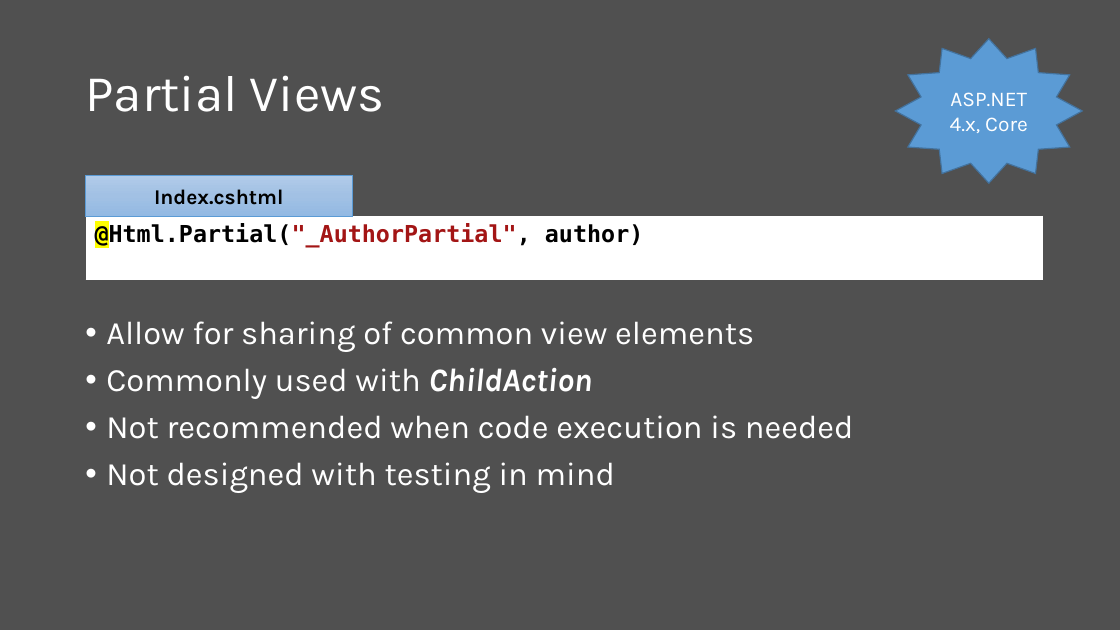
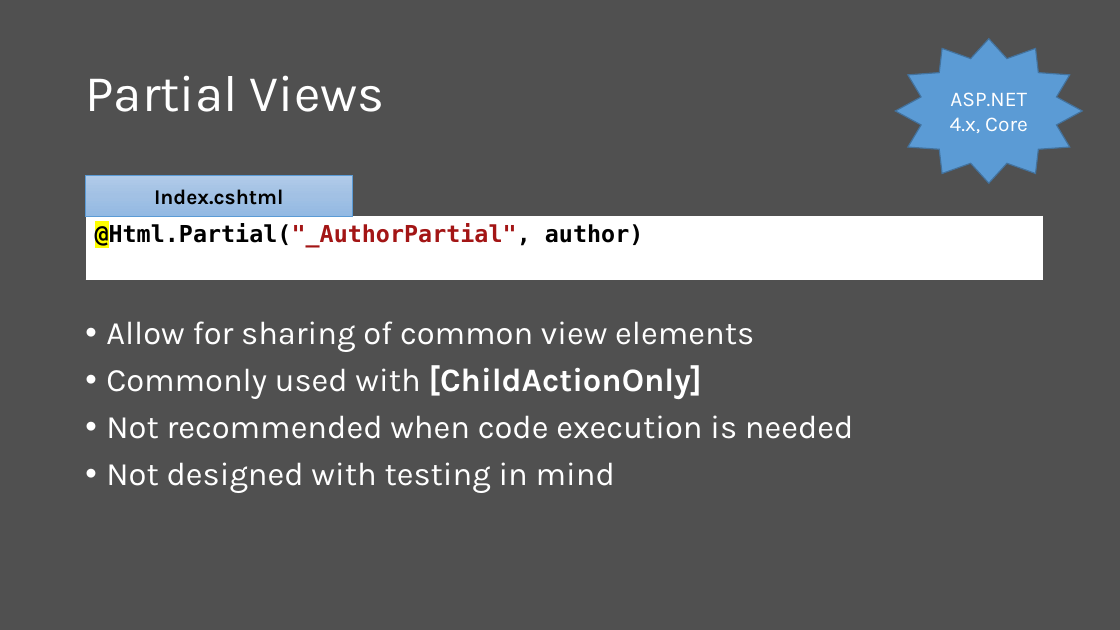
Before and after one commit to scottaddie/slide-decks, a slide deck: slide 6 of Building Reusable UI Components in ASP.NET Core MVC.pptx. Drawn at 1120x630 pixels with LibreOffice and Linux fonts; fonts in the diff are those of the drawing. Boxes give left, top, right and bottom in pixels: in the first picture for what was removed or moved away, otherwise in the second. Text is boxed around its words. In the diff, an @@ line names an element or a change of style, - is before the commit and + after.

```diff
--- a/Building Reusable UI Components in ASP.NET Core MVC.pptx
+++ b/Building Reusable UI Components in ASP.NET Core MVC.pptx
@@ text at (106,365,702,399): text changed; bold on @@
-• Commonly used with ChildAction
+• Commonly used with [ChildActionOnly]
```
Also in this commit, not shown: 2 other slides changed.
